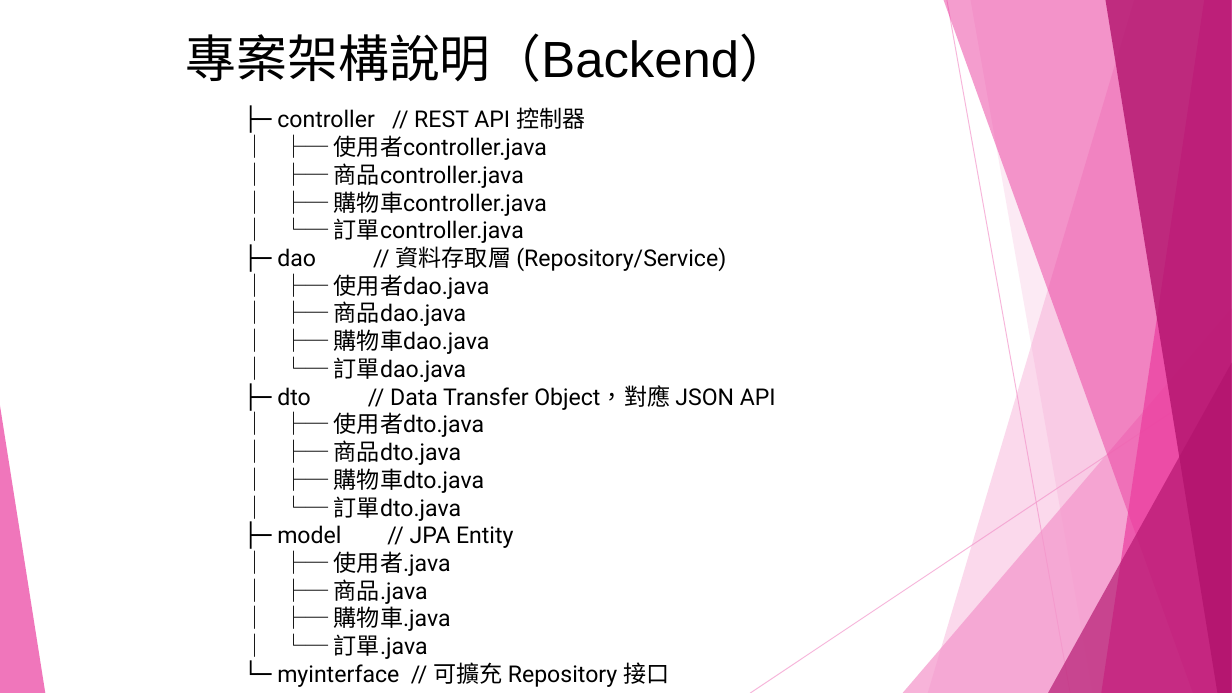
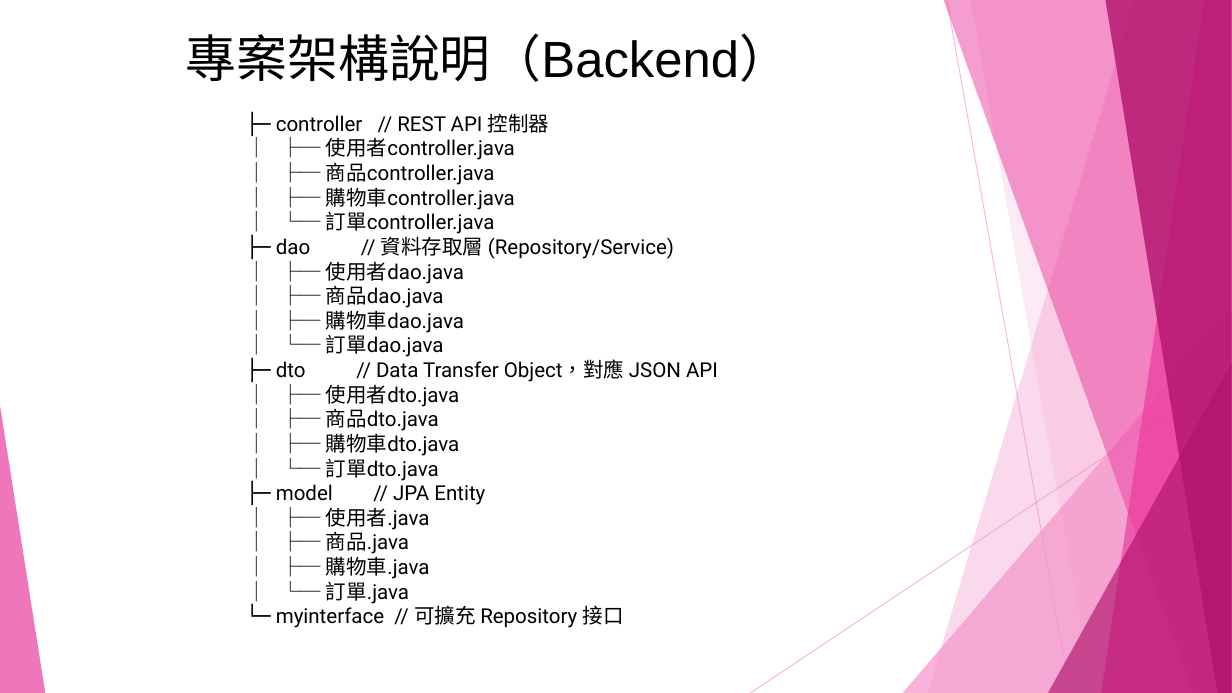
Before and after one commit to shoppingpd/powerpoint, a slide deck: slide 16 of ShoppingBuy專案1.pptx. Drawn at 1232x693 pixels with LibreOffice and Linux fonts; fonts in the diff are those of the drawing. Boxes give left, top, right and bottom in pixels: in the first picture for what was removed or moved away, otherwise in the second. Text is boxed around its words. In the diff, an @@ line names an element or a change of style, - is before the commit and + after.

```diff
--- a/ShoppingBuy專案1.pptx
+++ b/ShoppingBuy專案1.pptx
@@ text "├─ controller // REST API ..." at [276, 113, 718, 628]: size 18 to 16 pt @@
```
Also in this commit, not shown: 12 other slides changed, 3 slides added.
